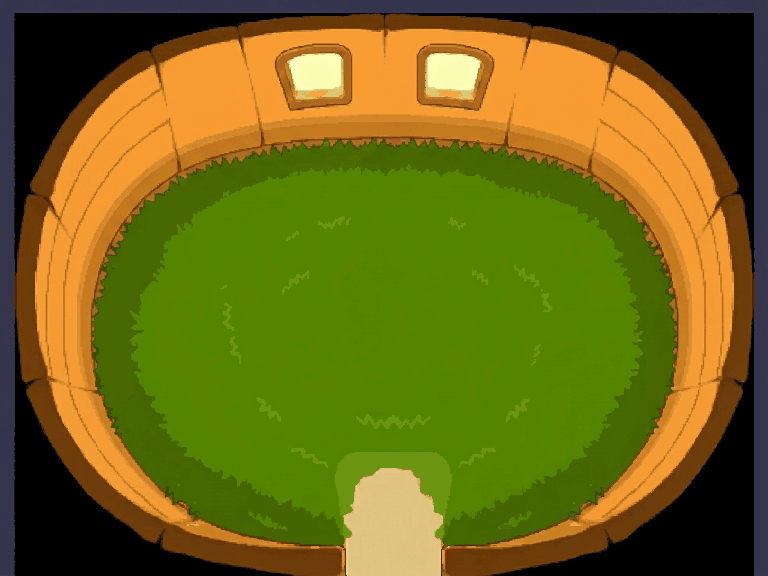
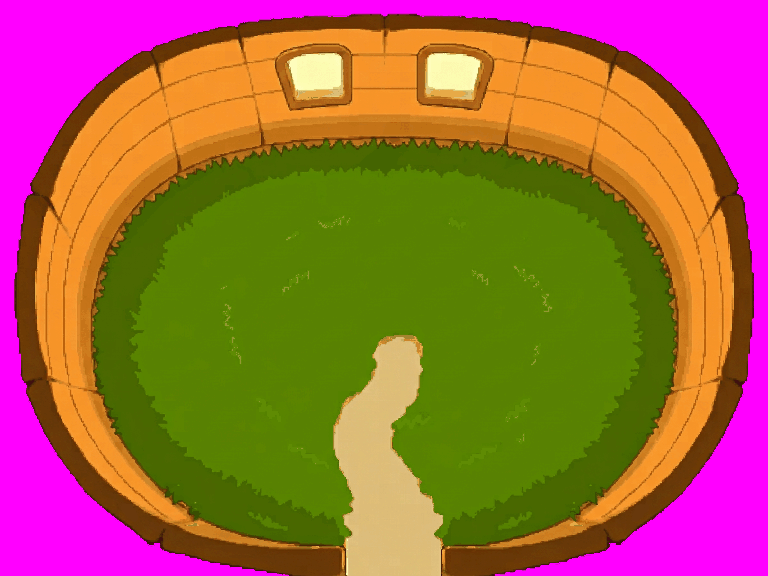
Before/after of a w=768, h=576 layered artwork. What changed in the layer stack:
painted on "05_fond" over bbox(0, 0, 768, 576)
painted on "04_murs" over bbox(0, 12, 758, 576)
painted on "03_bois" over bbox(35, 29, 734, 569)
painted on "02_chemin" over bbox(287, 53, 480, 576)
painted on "01_herbe" over bbox(93, 140, 676, 546)
painted on "00_sol_complet" over bbox(0, 0, 768, 576)
